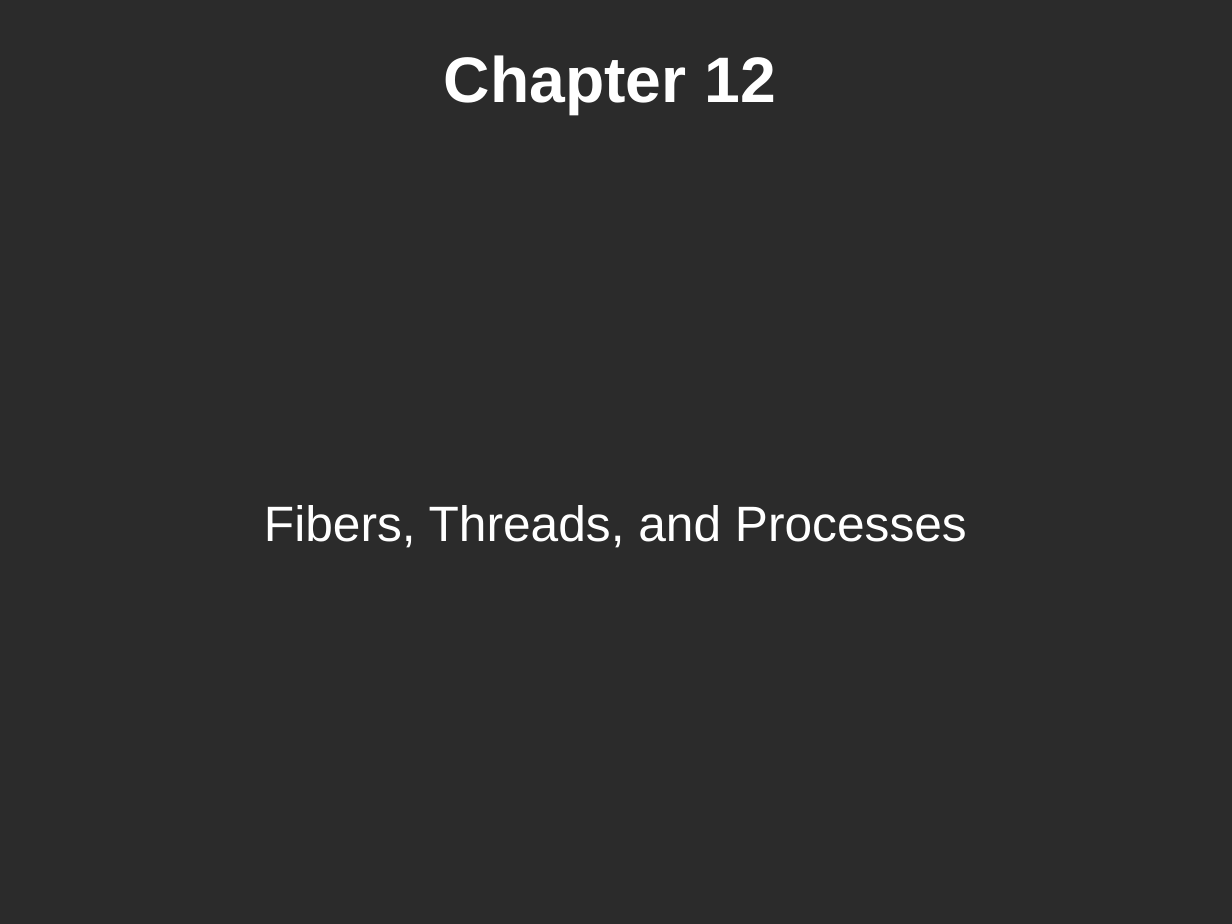
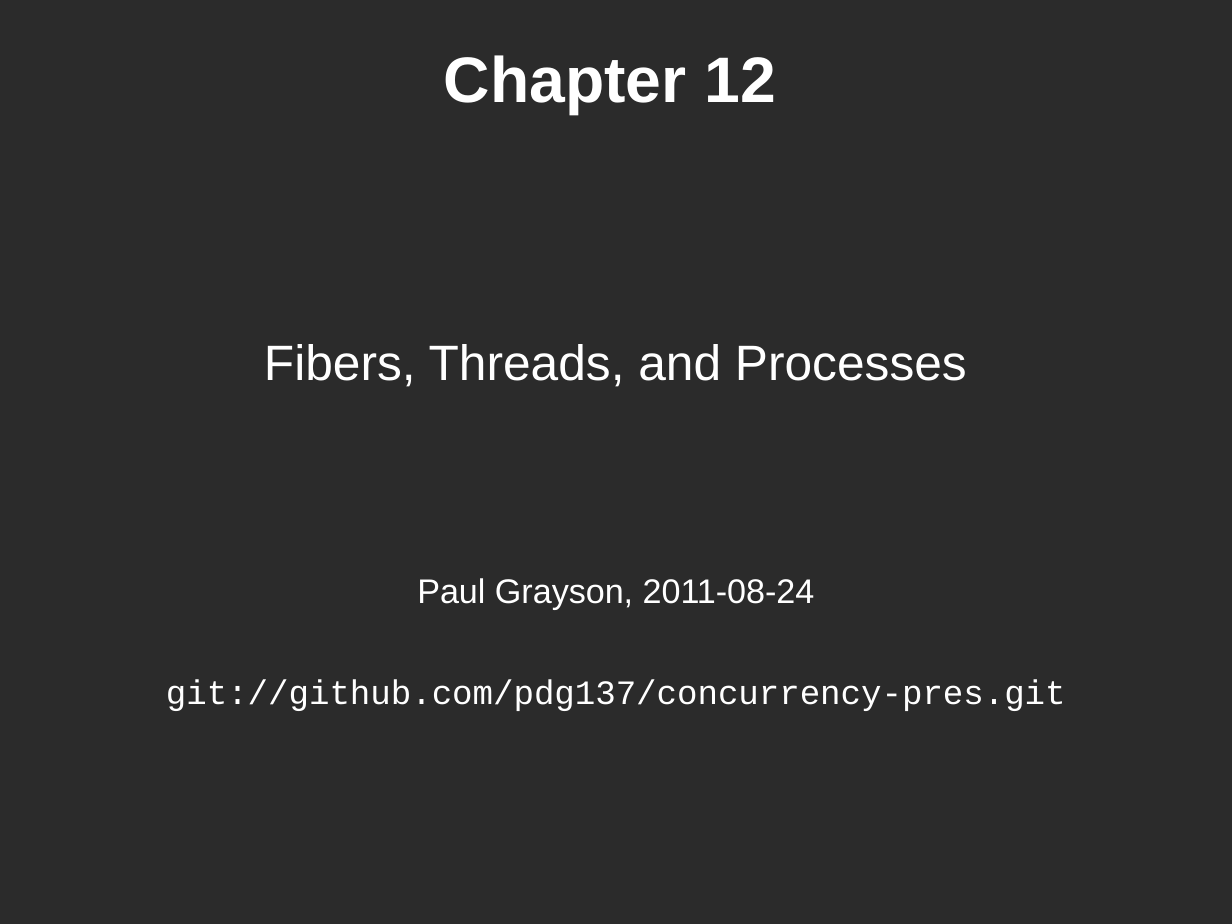
Before and after one commit to pdg137/concurrency-pres, a slide deck: slide 1 of concurrency.odp. Drawn at 1232x924 pixels with LibreOffice and Linux fonts; fonts in the diff are those of the drawing; background and template pictures are left out; a plain dark background stands for a picture behind light text. Boxes give left, top, right and bottom in pixels: in the first picture for what was removed or moved away, otherwise in the second. Text is boxed around its words. In the diff, an @@ line names an element or a change of style, - is before the commit and + after.

Commit message:
added a slide about the need for concurrency

```diff
--- a/concurrency.odp
+++ b/concurrency.odp
@@ subtitle at bbox=[166, 578, 1066, 711]: paragraphs added @@
+Paul Grayson, 2011-08-24
+git://github.com/pdg137/concurrency-pres.git
```
Also in this commit, not shown: 1 slide added.
